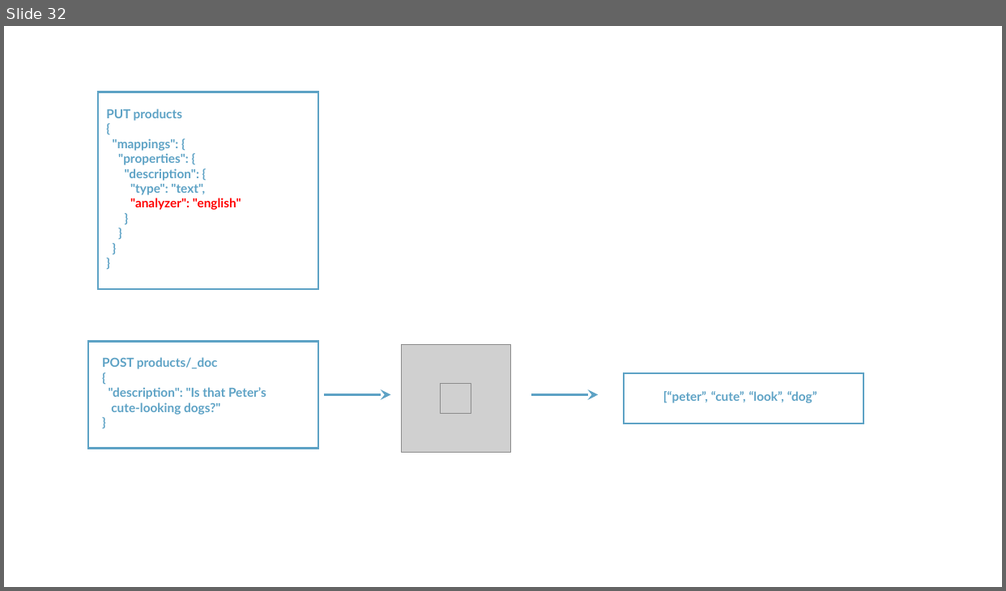
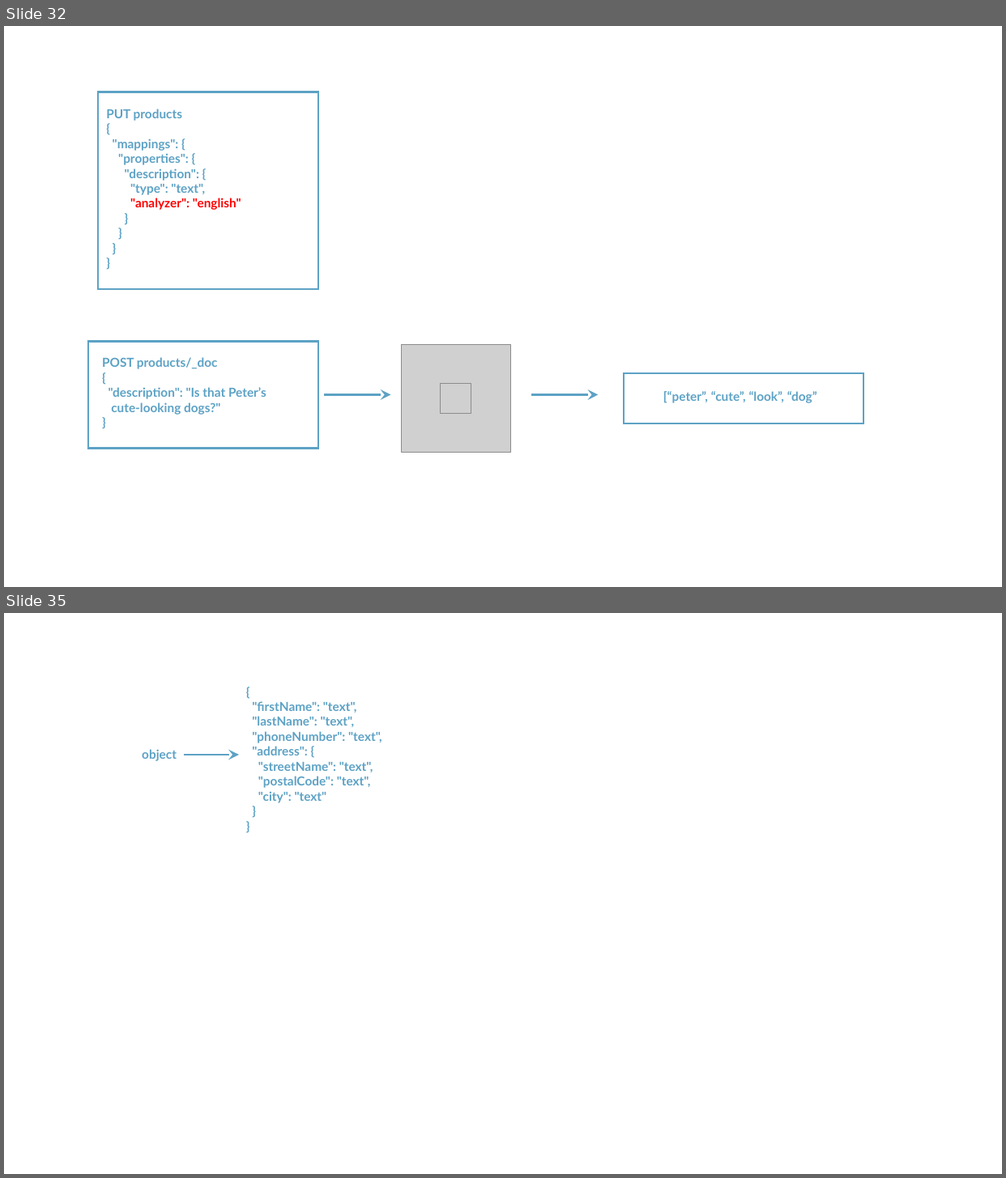
Before and after one commit to rudaks-han/book-summary, a slide deck: complete-guide-to-elasticsearch/elasticsearch.pptx. Shown one above the other, each under a label of ours: slide 32 before the commit, slides 32 and 35 after it; the slides between them are not shown. The pictures are 1006x591 and 1006x1178 pixels, drawn with LibreOffice and Linux fonts; fonts in the diff are those of the drawing; grey boxes stand for pictures. Boxes give left, top, right and bottom in pixels: in the first picture for what was removed or moved away, otherwise in the second. Text is boxed around its words. In the diff, an @@ line names an element or a change of style, - is before the commit and + after.

```diff
--- a/complete-guide-to-elasticsearch/elasticsearch.pptx
+++ b/complete-guide-to-elasticsearch/elasticsearch.pptx
@@ slide 35 added at bbox=[4, 613, 1002, 1174], background #FFFFFF @@
@@ text added at bbox=[252, 701, 382, 803], 12 pt, text #5DA2C5, bold @@
+{
+"firstName": "text",
+"lastName": "text",
+"phoneNumber": "text",
+"address": {
+"streetName": "text",
+"postalCode": "text",
+"city": "text"
+}
+}
@@ text added at bbox=[142, 749, 177, 761], 12 pt, text #5DA2C5, bold @@
+object
@@ arrow added from (184, 755) to (239, 755), #5DA2C5 2 pt @@
```
Also in this commit, not shown: 1 slide changed, 3 other slides added, 5 other files.
